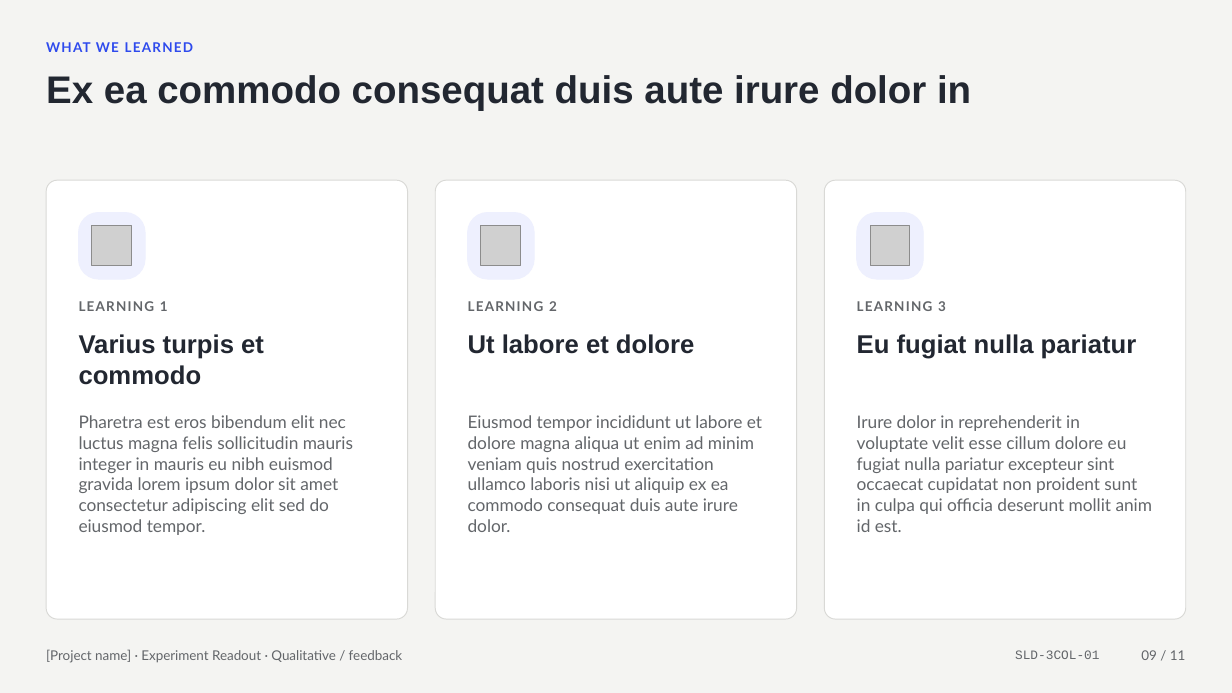
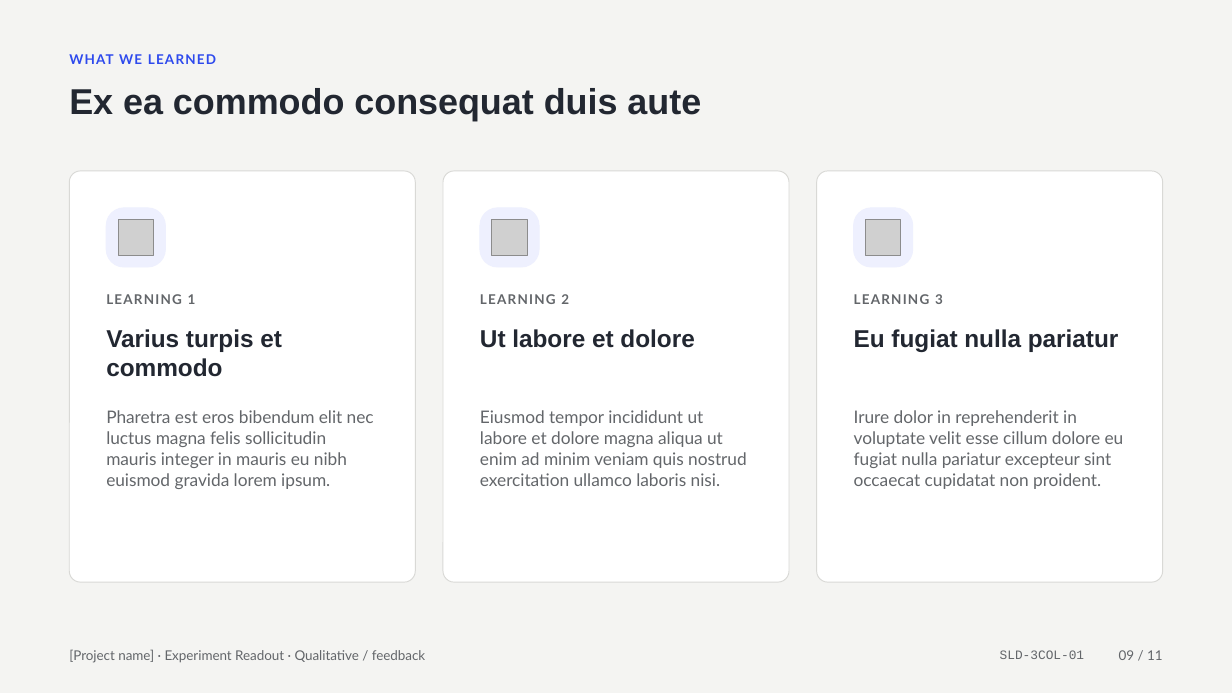
Before and after one commit to rajesh171812/storyloom.ai, a slide deck: slide 9 of downloads/templates/Template_Experiment_Readout_Qualitative_v1.pptx. Drawn at 1232x693 pixels with LibreOffice and Linux fonts; fonts in the diff are those of the drawing; grey boxes stand for pictures. Boxes give left, top, right and bottom in pixels: in the first picture for what was removed or moved away, otherwise in the second. Text is boxed around its words. In the diff, an @@ line names an element or a change of style, - is before the commit and + after.

```diff
--- a/downloads/templates/Template_Experiment_Readout_Qualitative_v1.pptx
+++ b/downloads/templates/Template_Experiment_Readout_Qualitative_v1.pptx
@@ text "WHAT WE LEARNED": place and size @@
-text "WHAT WE LEARNED" at [46,42,193,52]
+text "WHAT WE LEARNED" at [69,54,216,64]
@@ text at [69,88,701,121]: text changed; size 30 to 28 pt @@
-Ex ea commodo consequat duis aute irure dolor in
+Ex ea commodo consequat duis aute
@@ rounded rectangle: place and size @@
-rounded rectangle at [46,180,408,619]
+rounded rectangle at [69,171,415,582]
@@ rounded rectangle: place and size @@
-rounded rectangle at [435,180,797,619]
+rounded rectangle at [443,171,788,582]
@@ proportions changed in 3 elements at [443,171,788,582], [69,171,415,582], [817,171,1163,582] @@
@@ rounded rectangle: place and size @@
-rounded rectangle at [824,180,1186,619]
+rounded rectangle at [817,171,1163,582]
@@ rounded rectangle: place and size @@
-rounded rectangle at [79,213,145,279]
+rounded rectangle at [106,208,165,267]
@@ rounded rectangle: place and size @@
-rounded rectangle at [468,213,534,279]
+rounded rectangle at [480,208,539,267]
@@ rounded rectangle: place and size @@
-rounded rectangle at [857,213,923,279]
+rounded rectangle at [854,208,913,267]
@@ picture: place and size @@
-picture at [91,226,131,265]
+picture at [118,220,153,255]
@@ picture: place and size @@
-picture at [482,226,521,265]
+picture at [492,220,527,255]
@@ picture: place and size @@
-picture at [871,226,910,265]
+picture at [866,220,901,255]
@@ text "LEARNING 1": place and size @@
-text "LEARNING 1" at [79,301,168,311]
+text "LEARNING 1" at [106,294,196,304]
@@ text "LEARNING 2": place and size @@
-text "LEARNING 2" at [468,301,557,311]
+text "LEARNING 2" at [480,294,569,304]
@@ text "LEARNING 3": place and size @@
-text "LEARNING 3" at [857,301,946,311]
+text "LEARNING 3" at [854,294,943,304]
@@ text "Varius turpis et commodo": place and size @@
-text "Varius turpis et commodo" at [79,334,264,385]
+text "Varius turpis et commodo" at [106,329,282,377]
@@ text "Ut labore et dolore": place and size @@
-text "Ut labore et dolore" at [468,334,694,354]
+text "Ut labore et dolore" at [480,329,694,348]
@@ size 20 to 19 pt in 3 elements at [480,329,694,348], [106,329,282,377], [854,329,1119,352] @@
@@ text at [106,410,374,489]: text changed @@
-Pharetra est eros bibendum elit nec luctus magna felis sollicitudin mauris integer in mauris eu nibh euismod gravida lorem ipsum dolor sit amet consectetur adipiscing elit sed do eiusmod tempor.
+Pharetra est eros bibendum elit nec luctus magna felis sollicitudin mauris integer in mauris eu nibh euismod gravida lorem ipsum.
@@ text at [480,410,747,486]: text changed @@
-Eiusmod tempor incididunt ut labore et dolore magna aliqua ut enim ad minim veniam quis nostrud exercitation ullamco laboris nisi ut aliquip ex ea commodo consequat duis aute irure dolor.
+Eiusmod tempor incididunt ut labore et dolore magna aliqua ut enim ad minim veniam quis nostrud exercitation ullamco laboris nisi.
@@ text at [854,410,1124,489]: text changed @@
-Irure dolor in reprehenderit in voluptate velit esse cillum dolore eu fugiat nulla pariatur excepteur sint occaecat cupidatat non proident sunt in culpa qui officia deserunt mollit anim id est.
+Irure dolor in reprehenderit in voluptate velit esse cillum dolore eu fugiat nulla pariatur excepteur sint occaecat cupidatat non proident.
@@ text "[Project name] · Experiment Readout ...": place and size @@
-text "[Project name] · Experiment Readout ..." at [46,649,402,663]
+text "[Project name] · Experiment Readout ..." at [69,649,425,663]
@@ text "SLD-3COL-01": place and size @@
-text "SLD-3COL-01" at [1015,650,1099,659]
+text "SLD-3COL-01" at [1000,650,1084,659]
@@ text "09 / 11": place and size @@
-text "09 / 11" at [1141,650,1186,660]
+text "09 / 11" at [1119,650,1163,660]
```
Also in this commit, not shown: 10 other slides changed, 16 other files.
